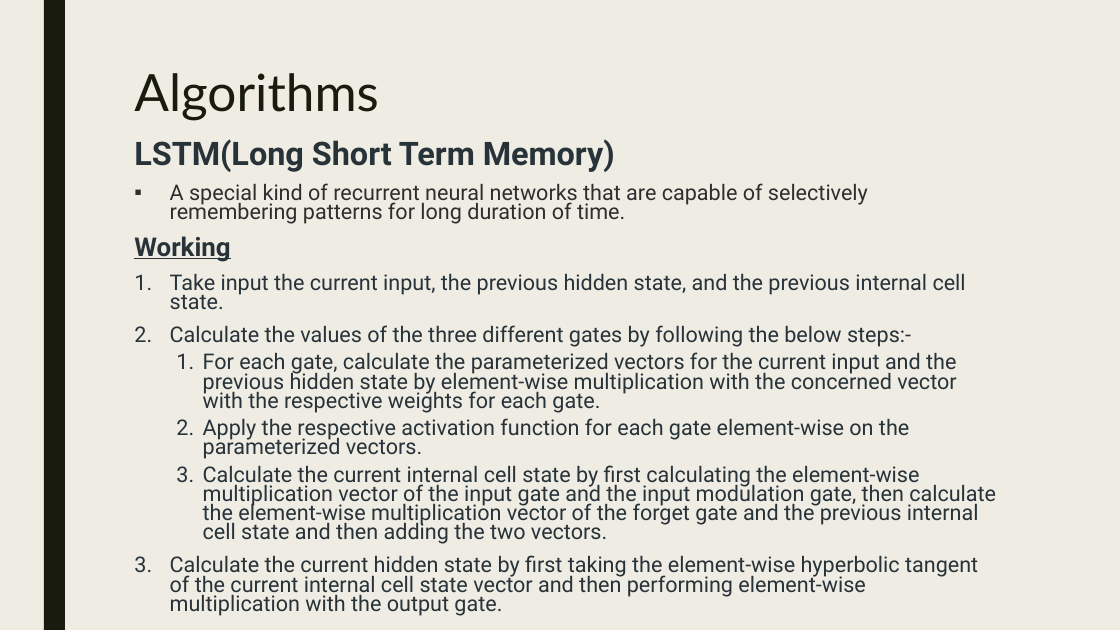
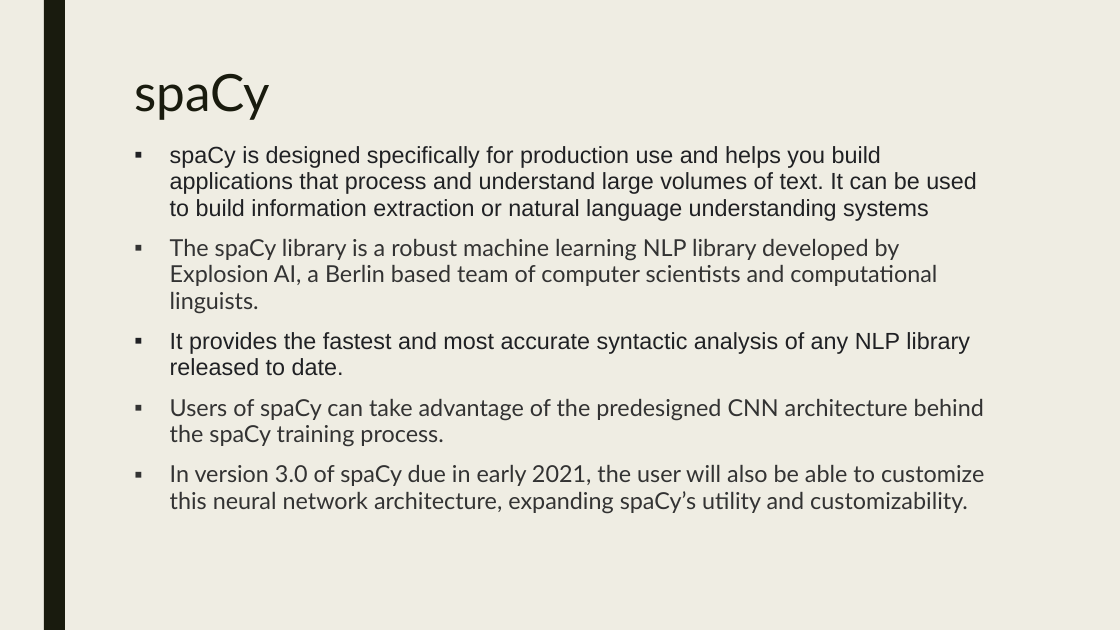
Before and after one commit to SARAHCJOJY/MAIN-PROJECT, a slide deck: slide 8 of NER.pptx. Drawn at 1120x630 pixels with LibreOffice and Linux fonts; fonts in the diff are those of the drawing. Boxes give left, top, right and bottom in pixels: in the first picture for what was removed or moved away, otherwise in the second. Text is boxed around its words. In the diff, an @@ line names an element or a change of style, - is before the commit and + after.

```diff
--- a/NER.pptx
+++ b/NER.pptx
@@ title at [134,74,270,120]: text changed @@
-Algorithms
+spaCy
@@ text at [170,146,984,514]: text changed; size 18.5 to 20 pt; font Roboto to Lato; text colour #273239 to #333333 @@
-LSTM(Long Short Term Memory)
-▪ A special kind of recurrent neural networks that are capable of selectively remembering patterns for long duration of time.
-Working
-1. Take input the current input, the previous hidden state, and the previous internal cell state.
-2. Calculate the values of the three different gates by following the below steps:-
-  1. For each gate, calculate the parameterized vectors for the current input and the previous hidden state by element-wise multiplication with the concerned vector with the respective weights for each gate.
-  2. Apply the respective activation function for each gate element-wise on the parameterized vectors.
-  3. Calculate the current internal cell state by first calculating the element-wise multiplication vector of the input gate and the input modulation gate, then calculate the element-wise multiplication vector of the forget gate and the previous internal cell state and then adding the two vectors.
-3. Calculate the current hidden state by first taking the element-wise hyperbolic tangent of the current internal cell state vector and then performing element-wise multiplication with the output gate.
+▪ spaCy is designed specifically for production use and helps you build applications that process and understand large volumes of text. It can be used to build information extraction or natural language understanding systems
+▪ The spaCy library is a robust machine learning NLP library developed by Explosion AI, a Berlin based team of computer scientists and computational linguists.
+▪ It provides the fastest and most accurate syntactic analysis of any NLP library released to date.
+▪ Users of spaCy can take advantage of the predesigned CNN architecture behind the spaCy training process.
+▪ In version 3.0 of spaCy due in early 2021, the user will also be able to customize this neural network architecture, expanding spaCy’s utility and customizability.
```
Also in this commit, not shown: 4 other slides changed, 6 slides added.
